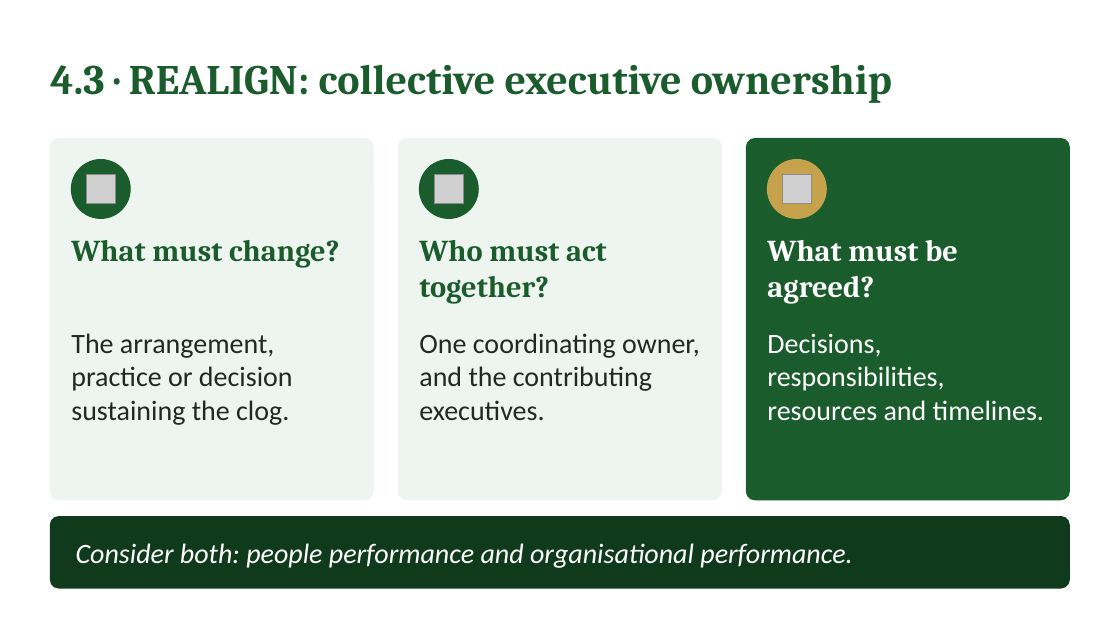
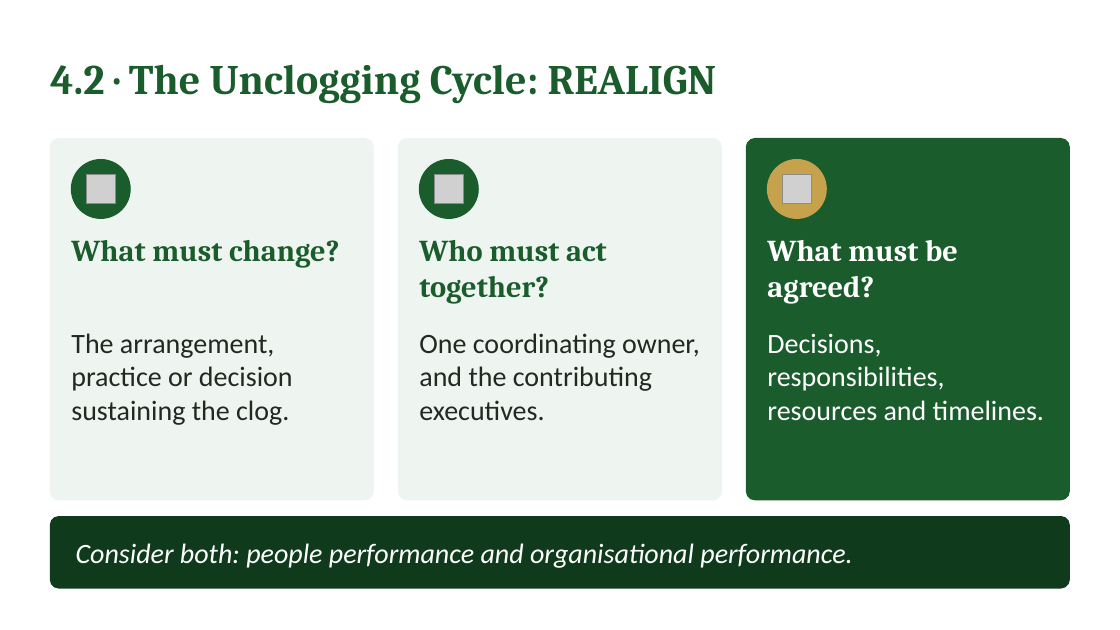
Before and after one commit to IBSL26/ibsl-platform, a slide deck: slide 21 of Unit decks/Unit 09 - Strategic Unclogging.pptx (slide 20 before the commit). Drawn at 1120x630 pixels with LibreOffice and Linux fonts; fonts in the diff are those of the drawing; grey boxes stand for pictures. Boxes give left, top, right and bottom in pixels: in the first picture for what was removed or moved away, otherwise in the second. Text is boxed around its words. In the diff, an @@ line names an element or a change of style, - is before the commit and + after.

```diff
--- a/Unit decks/Unit 09 - Strategic Unclogging.pptx
+++ b/Unit decks/Unit 09 - Strategic Unclogging.pptx
@@ text at [50, 64, 717, 104]: text changed @@
-4.3 · REALIGN: collective executive ownership
+4.2 · The Unclogging Cycle: REALIGN
```
Also in this commit, not shown: 14 other slides changed, 1 slide added, 12 other files.
